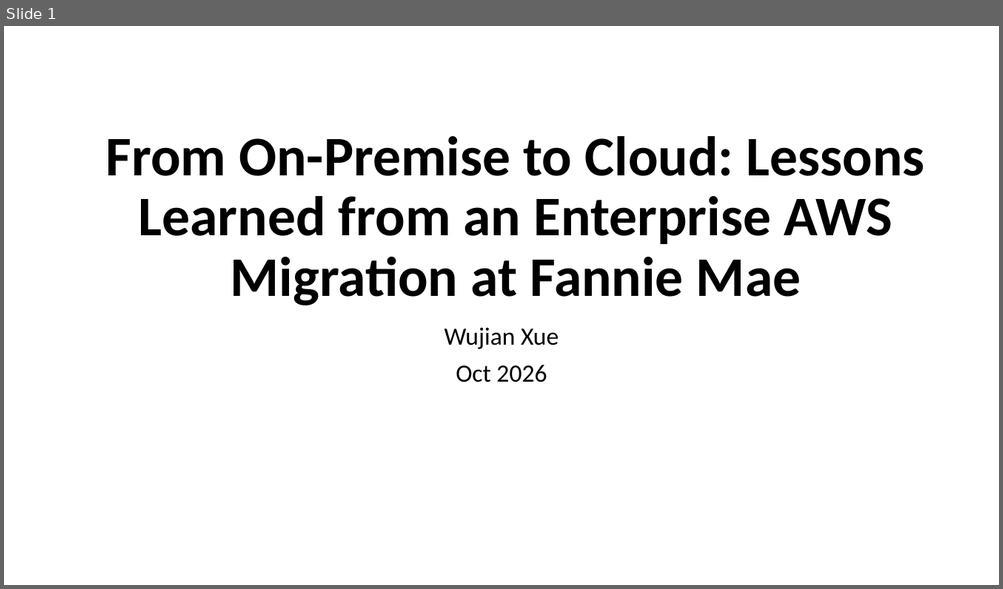
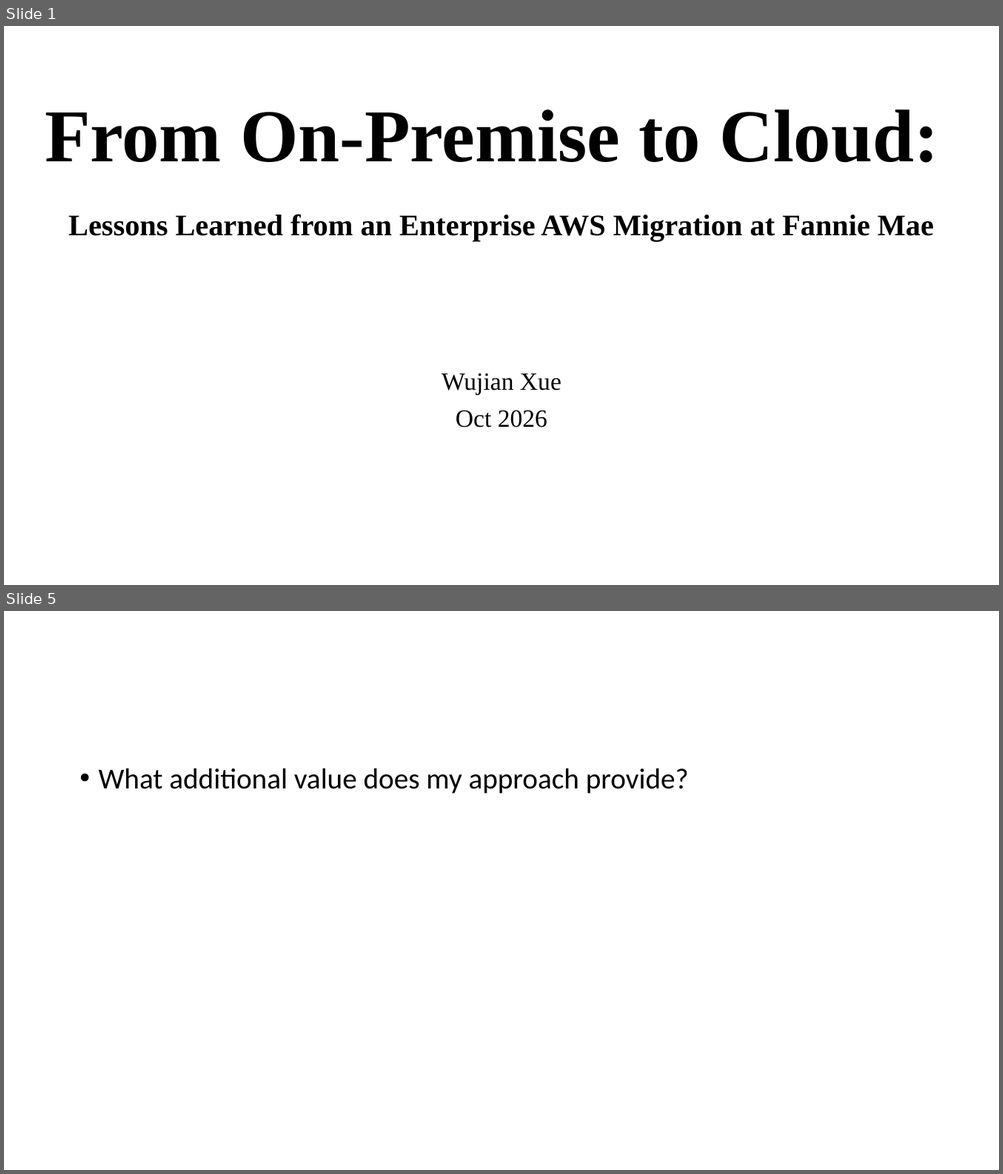
Before and after one commit to wx2123/WSDS-2026-OH, a slide deck: 2026 WSDS - Wujian Xue.pptx. Shown one above the other, each under a label of ours: slide 1 before the commit, slides 1 and 5 after it; the slides between them are not shown. The pictures are 1003x589 and 1003x1174 pixels, drawn with LibreOffice and Linux fonts; fonts in the diff are those of the drawing. Boxes give left, top, right and bottom in pixels: in the first picture for what was removed or moved away, otherwise in the second. Text is boxed around its words. In the diff, an @@ line names an element or a change of style, - is before the commit and + after.

```diff
--- a/2026 WSDS - Wujian Xue.pptx
+++ b/2026 WSDS - Wujian Xue.pptx
@@ slide 5 added at (4, 611, 999, 1170), background #FFFFFF @@
@@ text added at (99, 768, 688, 794), 28 pt, text #000000 @@
+• What additional value does my approach provide?
@@ slide 1 changed as well @@
@@ title "From On-Premise to Cloud: Lessons ...": place and size @@
-title "From On-Premise to Cloud: Lessons ..." at (106, 136, 925, 306)
+title "From On-Premise to Cloud: Lessons ..." at (45, 110, 939, 242)
@@ title "From On-Premise to Cloud: Lessons ..." at (45, 110, 939, 242): size 54 to 72 pt in "From On-Premise to Cloud:"; size 54 to 28.8 pt in "Lessons Learned from an Enterprise AWS Migration ..."; font Calibri to Times New Roman @@
@@ subtitle "Wujian Xue": place and size @@
-subtitle "Wujian Xue" at (444, 328, 558, 383)
+subtitle "Wujian Xue" at (441, 373, 561, 428)
@@ subtitle "Wujian Xue" at (441, 373, 561, 428): font Calibri to Times New Roman @@
```
Also in this commit, not shown: 4 other slides added.
